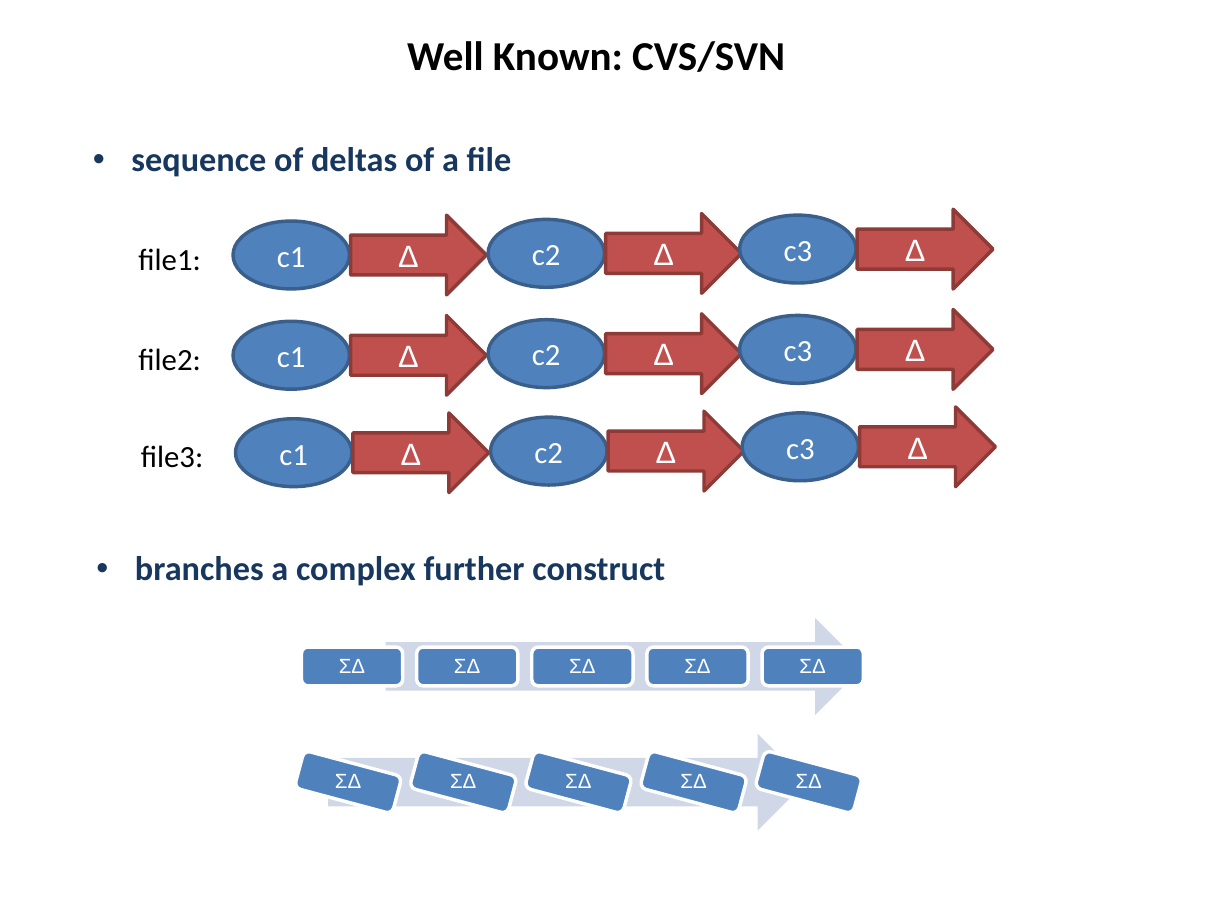
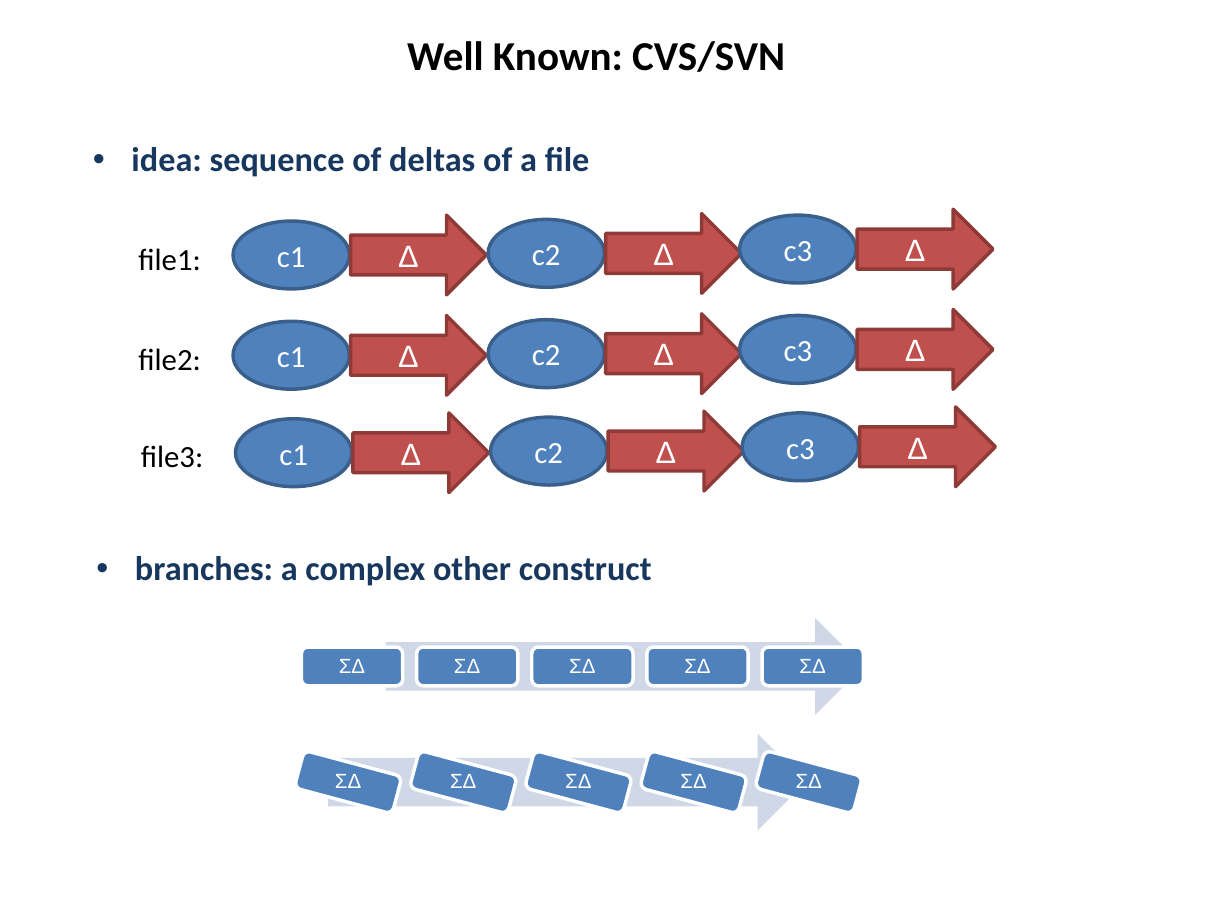
Before and after one commit to hanbei/git_tutorial, a slide deck: slide 4 of architektur.pptx. Drawn at 1232x924 pixels with LibreOffice and Linux fonts; fonts in the diff are those of the drawing. Boxes give left, top, right and bottom in pixels: in the first picture for what was removed or moved away, otherwise in the second. Text is boxed around its words. In the diff, an @@ line names an element or a change of style, - is before the commit and + after.

```diff
--- a/architektur.pptx
+++ b/architektur.pptx
@@ subtitle at bbox=[131, 147, 590, 177]: text changed @@
-• sequence of deltas of a file
+• idea: sequence of deltas of a file
@@ text at bbox=[135, 556, 652, 586]: text changed @@
-• branches a complex further construct
+• branches: a complex other construct
```
Also in this commit, not shown: 7 other slides changed, 4 slides added.
